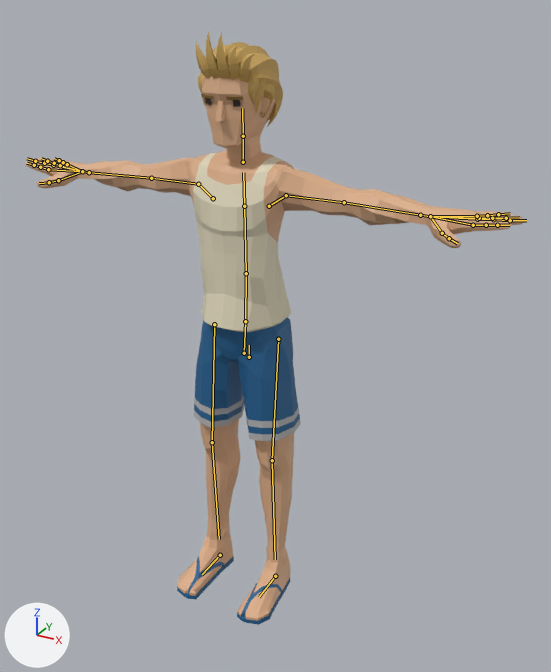
What one commit did to the glTF model js/models/avatars/club-crowd-m8.glb.
Rendered twice from a 50 mm camera at (1.185, -2.0, 1.95) aimed at (0.119, -0.062, 0.981). The lights are fixed; the arrows at lower left show +X, +Y and +Z. The older version comes first. The bones that change, and the others that lie on the model, are drawn over the model as lines.

In view in the first picture: 'Beach_Body'.
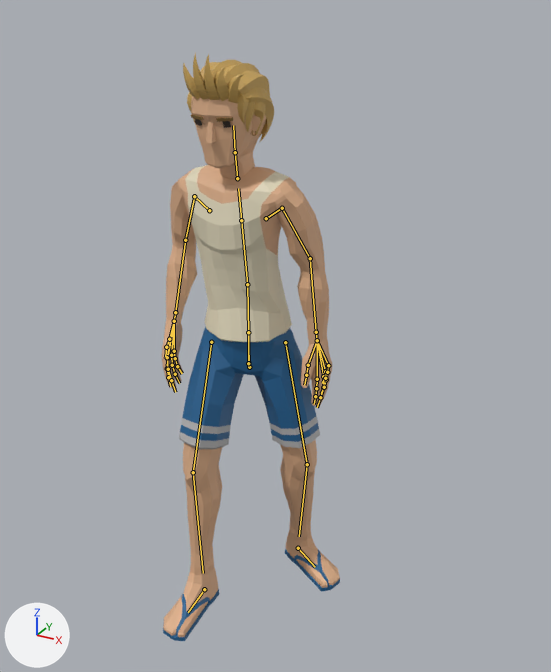
The newer file adds an action. The first version stands in its rest pose; the second is drawn at frame 0 of the action 'Idle'.

What the commit changed:
Bone 'Body' (bone_body) moves from (0.0, 0.0, 0.0) to (0.0, -0.036, 0.0).
Bone 'Body' (bone_body) turns from (0, 0, 0) to (0, 27, 0) degrees about its own x, y and z.
Bone 'Torso' (bone_torso) turns from (0, 0, 0) to (7, -28, 0) degrees about its own x, y and z.
Bone 'Head' (bone_head) turns from (0, 0, 0) to (-3, 0, 0) degrees about its own x, y and z.
Bone 'Shoulder.L' (bone_shoulder_l) moves from (0.0, 0.0, 0.0) to (0.007, 0.006, 0.006).
Bone 'UpperArm.L' (bone_upperarm_l) turns from (0, 0, 0) to (-69, 14, 0) degrees about its own x, y and z.
Bone 'LowerArm.L' (bone_lowerarm_l) turns from (0, 0, 0) to (-13, -5, -12) degrees about its own x, y and z.
Bone 'Wrist.L' (bone_wrist_l) turns from (0, 0, 0) to (0, 0, -3) degrees about its own x, y and z.
Bone 'Index2.L' (bone_index2_l) turns from (0, 0, 0) to (-14, 2, 0) degrees about its own x, y and z.
Bone 'Index3.L' (bone_index3_l) turns from (0, 0, 0) to (-7, 2, 1) degrees about its own x, y and z.
Bone 'Middle2.L' (bone_middle2_l) turns from (0, 0, 0) to (-11, 1, -2) degrees about its own x, y and z.
Bone 'Middle3.L' (bone_middle3_l) turns from (0, 0, 0) to (-12, 1, -2) degrees about its own x, y and z.
Bone 'Ring2.L' (bone_ring2_l) turns from (0, 0, 0) to (-13, 5, -4) degrees about its own x, y and z.
Bone 'Ring3.L' (bone_ring3_l) turns from (0, 0, 0) to (-15, 5, -4) degrees about its own x, y and z.
Bone 'Pinky2.L' (bone_pinky2_l) turns from (0, 0, 0) to (-16, -3, -14) degrees about its own x, y and z.
Bone 'Pinky3.L' (bone_pinky3_l) turns from (0, 0, 0) to (-11, -5, -4) degrees about its own x, y and z.
Bone 'Pinky4.L' (bone_pinky4_l) turns from (0, 0, 0) to (-15, -2, 0) degrees about its own x, y and z.
Bone 'Thumb1.L' (bone_thumb1_l) turns from (0, 0, 0) to (7, 4, 9) degrees about its own x, y and z.
Bone 'Thumb3.L' (bone_thumb3_l) turns from (0, 0, 0) to (-13, -3, 7) degrees about its own x, y and z.
Bone 'Shoulder.R' (bone_shoulder_r) moves from (0.0, 0.0, 0.0) to (-0.007, 0.006, 0.006).
Bone 'UpperArm.R' (bone_upperarm_r) turns from (0, 0, 0) to (-65, -2, -12) degrees about its own x, y and z.
Bone 'LowerArm.R' (bone_lowerarm_r) turns from (0, 0, 0) to (-31, -13, 35) degrees about its own x, y and z.
Bone 'Index2.R' (bone_index2_r) turns from (0, 0, 0) to (-15, -2, 0) degrees about its own x, y and z.
Bone 'Index3.R' (bone_index3_r) turns from (0, 0, 0) to (-8, -2, -1) degrees about its own x, y and z.
Bone 'Middle2.R' (bone_middle2_r) turns from (0, 0, 0) to (-13, -2, -7) degrees about its own x, y and z.
Bone 'Middle3.R' (bone_middle3_r) turns from (0, 0, 0) to (-12, -1, 2) degrees about its own x, y and z.
Bone 'Ring2.R' (bone_ring2_r) turns from (0, 0, 0) to (-13, -5, 4) degrees about its own x, y and z.
Bone 'Ring3.R' (bone_ring3_r) turns from (0, 0, 0) to (-15, -5, 4) degrees about its own x, y and z.
Bone 'Pinky2.R' (bone_pinky2_r) turns from (0, 0, 0) to (-16, 3, 14) degrees about its own x, y and z.
Bone 'Pinky3.R' (bone_pinky3_r) turns from (0, 0, 0) to (-11, 5, 4) degrees about its own x, y and z.
Bone 'Thumb1.R' (bone_thumb1_r) turns from (0, 0, 0) to (10, -6, 1) degrees about its own x, y and z.
Bone 'Thumb3.R' (bone_thumb3_r) turns from (0, 0, 0) to (-13, 3, -7) degrees about its own x, y and z.
Bone 'UpperLeg.L' (bone_upperleg_l) turns from (0, 0, 0) to (-11, -23, 8) degrees about its own x, y and z.
Bone 'LowerLeg.L' (bone_lowerleg_l) turns from (0, 0, 0) to (22, 0, 0) degrees about its own x, y and z.
Bone 'UpperLeg.R' (bone_upperleg_r) turns from (0, 0, 0) to (-8, 19, -20) degrees about its own x, y and z.
Bone 'LowerLeg.R' (bone_lowerleg_r) turns from (0, 0, 0) to (19, 0, 0) degrees about its own x, y and z.
Bone 'Foot.L' (bone_foot_l) moves from (0.0, 0.0, 0.0) to (0.0, -0.177, -0.001).
Bone 'Foot.L' (bone_foot_l) turns from (0, 0, 0) to (0, 0, -59) degrees about its own x, y and z.
Bone 'Foot.R' (bone_foot_r) moves from (0.0, 0.0, 0.0) to (0.052, 0.184, 0.001).
Bone 'Foot.R' (bone_foot_r) turns from (0, 0, 0) to (0, 0, -7) degrees about its own x, y and z.

Where the change shows, as pixel boxes (x1, y1, x2, y2) in the pictures (551 x 672 px):
'Beach_Body', posed (64% narrower)
    before: (25, 32, 526, 625)
    after: (161, 53, 340, 641)
bone 'Body', root to tip
    before: (249, 357) to (249, 345)
    after: (249, 367) to (249, 355)
bone 'Torso', root to tip
    before: (246, 273) to (244, 206)
    after: (247, 284) to (241, 220)
bone 'Head', root to tip
    before: (243, 136) to (242, 108)
    after: (235, 152) to (233, 125)
bone 'Shoulder.L', root to tip
    before: (269, 206) to (286, 195)
    after: (266, 218) to (282, 208)
bone 'UpperArm.L', root to tip
    before: (286, 195) to (344, 202)
    after: (282, 208) to (310, 258)
bone 'LowerArm.L', root to tip
    before: (344, 202) to (420, 215)
    after: (310, 258) to (316, 332)
bone 'Wrist.L', root to tip
    before: (420, 215) to (430, 216)
    after: (316, 332) to (317, 340)
bone 'Index2.L', root to tip
    before: (473, 225) to (486, 225)
    after: (317, 379) to (316, 388)
bone 'Index3.L', root to tip
    before: (486, 225) to (497, 225)
    after: (316, 388) to (315, 396)
bone 'Middle2.L', root to tip
    before: (477, 219) to (493, 219)
    after: (323, 376) to (323, 387)
bone 'Middle3.L', root to tip
    before: (493, 219) to (510, 220)
    after: (323, 387) to (320, 397)
bone 'Ring2.L', root to tip
    before: (479, 218) to (492, 218)
    after: (325, 371) to (326, 379)
bone 'Ring3.L', root to tip
    before: (492, 218) to (506, 218)
    after: (326, 379) to (324, 387)
bone 'Pinky2.L', root to tip
    before: (477, 216) to (487, 215)
    after: (328, 365) to (327, 372)
bone 'Pinky3.L', root to tip
    before: (487, 215) to (498, 214)
    after: (327, 372) to (325, 378)
bone 'Pinky4.L', root to tip
    before: (498, 214) to (510, 213)
    after: (325, 378) to (322, 383)
bone 'Thumb1.L', root to tip
    before: (430, 216) to (442, 233)
    after: (317, 340) to (308, 365)
bone 'Thumb3.L', root to tip
    before: (449, 238) to (457, 243)
    after: (306, 375) to (304, 385)
bone 'Shoulder.R', root to tip
    before: (213, 198) to (198, 184)
    after: (209, 210) to (194, 196)
bone 'UpperArm.R', root to tip
    before: (198, 184) to (151, 178)
    after: (194, 196) to (185, 240)
bone 'LowerArm.R', root to tip
    before: (151, 178) to (89, 172)
    after: (185, 240) to (175, 312)
bone 'Index2.R', root to tip
    before: (48, 169) to (40, 167)
    after: (167, 358) to (167, 368)
bone 'Index3.R', root to tip
    before: (40, 167) to (34, 165)
    after: (167, 368) to (168, 377)
bone 'Middle2.R', root to tip
    before: (53, 165) to (44, 163)
    after: (167, 357) to (168, 369)
bone 'Middle3.R', root to tip
    before: (44, 163) to (35, 161)
    after: (168, 369) to (171, 380)
bone 'Ring2.R', root to tip
    before: (60, 165) to (54, 163)
    after: (171, 355) to (172, 365)
bone 'Ring3.R', root to tip
    before: (54, 163) to (47, 161)
    after: (172, 365) to (175, 374)
bone 'Pinky2.R', root to tip
    before: (67, 164) to (63, 162)
    after: (174, 351) to (175, 358)
bone 'Pinky3.R', root to tip
    before: (63, 162) to (59, 160)
    after: (175, 358) to (177, 366)
bone 'Thumb1.R', root to tip
    before: (82, 171) to (58, 180)
    after: (174, 321) to (169, 339)
bone 'Thumb3.R', root to tip
    before: (49, 182) to (39, 183)
    after: (166, 347) to (165, 356)
bone 'UpperLeg.L', root to tip
    before: (278, 339) to (272, 460)
    after: (285, 342) to (307, 464)
bone 'LowerLeg.L', root to tip
    before: (272, 460) to (275, 559)
    after: (307, 464) to (299, 536)
bone 'UpperLeg.R', root to tip
    before: (214, 324) to (212, 442)
    after: (211, 342) to (193, 472)
bone 'LowerLeg.R', root to tip
    before: (212, 442) to (219, 539)
    after: (193, 472) to (203, 573)
bone 'Foot.L', root to tip
    before: (275, 576) to (259, 597)
    after: (298, 548) to (315, 567)
bone 'Foot.R', root to tip
    before: (220, 555) to (202, 574)
    after: (204, 589) to (188, 612)
